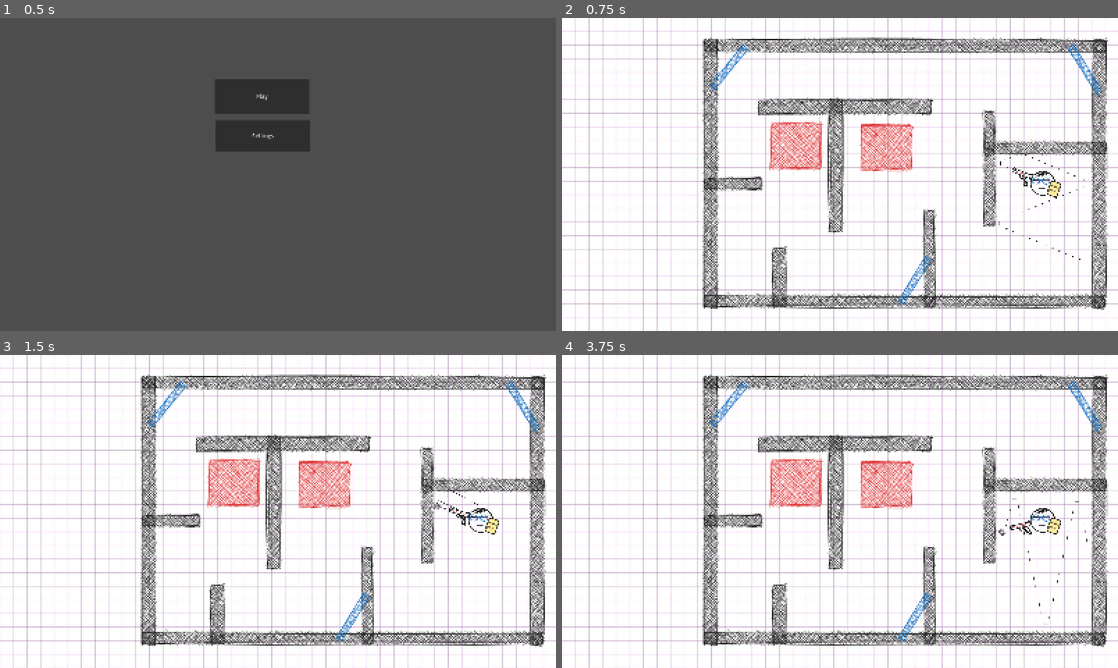
Above: before the commit, frames 1-4 (two rows, left to right).
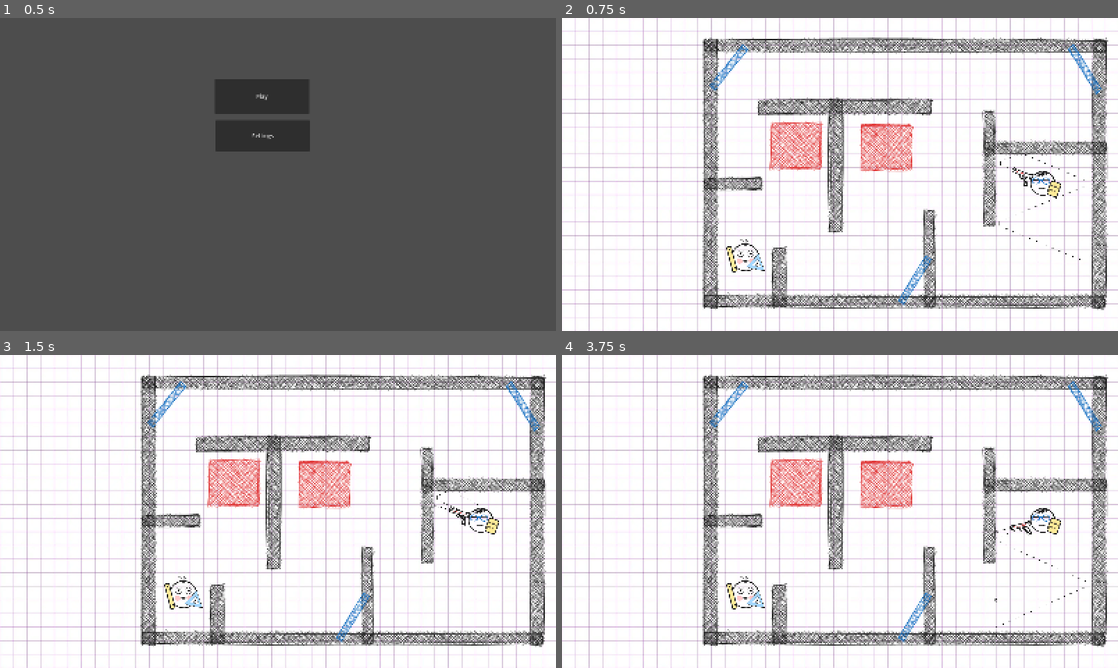
Above: after the commit, the same moments.

Repository: RebellionDevs/100P
Game: Godot game, scene res://scenes/main_menu.tscn
Two runs of this game, one before a commit and one after it. Both use one fixed random seed, a clock stepped at 60 frames per second and the inputs below.
Inputs (mouse positions are in pixels of both pictures, inside the frame that each line leads up to):
- Up to frame 1 (0.5 s): no input
- Up to frame 2 (0.75 s): click "Play" at 0.5 s
- Up to frame 3 (1.5 s): tap Enter at 1.25 s; move the mouse to (400, 495) at 1.27 s; click (400, 495) at 1.42 s
- Up to frame 4 (3.75 s): move the mouse to (728, 527) at 2.02 s; click (728, 527) at 2.17 s; tap Space at 2.75 s; move the mouse to (895, 442) at 2.77 s; click (895, 442) at 2.92 s; move the mouse to (812, 574) at 3.52 s; click (812, 574) at 3.67 s

Frame 1 is identical in both runs. In frame 2, 0.3% of the frame differs, in the area x 29-37%, y 70-82%; in frame 3, 0.3%; in frame 4, 0.4%, in the area x 29-95%, y 45-88%.

Commit message:
feat: do some shit

Diff:
--- a/project.godot
+++ b/project.godot
@@ -15,6 +15,10 @@
 config/features=PackedStringArray("4.7", "Forward Plus")
 config/icon="res://icon.svg"
 
+[autoload]
+
+GameManager="*uid://b8ksxva8mlw8t"
+
 [display]
 
 window/size/viewport_width=1600
@@ -26,6 +30,7 @@
 
 function_wall="allow to use function card"
 player=""
+enemy=""
 
 [physics]
 
--- a/scenes/bullet.tscn
+++ b/scenes/bullet.tscn
@@ -4,13 +4,13 @@
 [ext_resource type="Texture2D" uid="uid://bql1oqe27krys" path="res://assets/sprites/bullet.png" id="2_y25gk"]
 
 [sub_resource type="CircleShape2D" id="CircleShape2D_lstfj"]
+radius = 5.0
 
 [node name="CharacterBody2D" type="CharacterBody2D" unique_id=573994088]
 script = ExtResource("1_mkf8s")
 
 [node name="Sprite2D" type="Sprite2D" parent="." unique_id=183231814]
-position = Vector2(1.1920929e-07, 1.1920929e-07)
-scale = Vector2(0.30588263, 0.30588263)
+scale = Vector2(0.14089312, 0.14089312)
 texture = ExtResource("2_y25gk")
 
 [node name="CollisionShape2D" type="CollisionShape2D" parent="." unique_id=489801703]
--- /dev/null
+++ b/scenes/enemy.tscn
@@ -0,0 +1,25 @@
+[gd_scene format=3 uid="uid://q3w2hwk1ne3n"]
+
+[ext_resource type="Texture2D" uid="uid://7chspa7e8ukh" path="res://assets/sprites/player_skin_2.png" id="1_md0e3"]
+[ext_resource type="Texture2D" uid="uid://dtw06q4j747oi" path="res://assets/sprites/trajectory.png" id="5_ipns3"]
+
+[sub_resource type="CircleShape2D" id="CircleShape2D_hh6ca"]
+radius = 1.0
+
+[node name="Enemy" type="StaticBody2D" unique_id=248845660 groups=["enemy"]]
+
+[node name="Sprite2D" type="Sprite2D" parent="." unique_id=2146723943]
+position = Vector2(0.0030047, 0.0039061904)
+scale = Vector2(0.0095024025, 0.009502403)
+texture = ExtResource("1_md0e3")
+
+[node name="CollisionShape2D" type="CollisionShape2D" parent="." unique_id=489161021]
+position = Vector2(-0.012500048, 0.07968742)
+scale = Vector2(0.7, 0.7)
+shape = SubResource("CircleShape2D_hh6ca")
+
+[node name="TrajectoryLine" type="Line2D" parent="." unique_id=725570398]
+points = PackedVector2Array(-2.0703125, -0.0625)
+width = 0.5
+texture = ExtResource("5_ipns3")
+texture_mode = 2
--- a/scenes/level-1.tscn
+++ b/scenes/level-1.tscn
@@ -1,8 +1,9 @@
 [gd_scene format=3 uid="uid://yicge48108e0"]
 
 [ext_resource type="Script" uid="uid://b275oxie6xxlq" path="res://scripts/level_1.gd" id="1_w8wmq"]
-[ext_resource type="Texture2D" uid="uid://0k07ly25m7qg" path="res://assets/sprites/test-level.png" id="2_w8wmq"]
+[ext_resource type="Texture2D" uid="uid://0k07ly25m7qg" path="res://assets/sprites/level-1.png" id="2_w8wmq"]
 [ext_resource type="PackedScene" uid="uid://be8qbmt0fe144" path="res://scenes/player.tscn" id="3_w8wmq"]
+[ext_resource type="PackedScene" uid="uid://q3w2hwk1ne3n" path="res://scenes/enemy.tscn" id="4_67dni"]
 
 [node name="Node2D" type="Node2D" unique_id=2108211932]
 script = ExtResource("1_w8wmq")
@@ -61,5 +62,9 @@
 position = Vector2(1392.9999, 477.99997)
 scale = Vector2(50, 50)
 
+[node name="Enemy" parent="." unique_id=248845660 instance=ExtResource("4_67dni")]
+position = Vector2(528, 684)
+scale = Vector2(60, 60)
+
 [connection signal="body_entered" from="IntegralZone" to="." method="_on_integral_zone_body_entered"]
 [connection signal="body_exited" from="IntegralZone" to="." method="_on_integral_zone_body_exited"]
--- a/scenes/player.tscn
+++ b/scenes/player.tscn
@@ -18,7 +18,6 @@
 texture = ExtResource("3_qhqgy")
 
 [node name="CollisionShape2D" type="CollisionShape2D" parent="." unique_id=489161021]
-visible = false
 position = Vector2(-0.2, -0.1)
 scale = Vector2(0.7, 0.7)
 shape = SubResource("CircleShape2D_hh6ca")
--- a/scripts/bullet.gd
+++ b/scripts/bullet.gd
@@ -1,16 +1,20 @@
 class_name Bullet
 extends CharacterBody2D
 
-@export var speed: float = 1200.0
+@export var speed: float = 600.0
 @export var max_bounces: int = 5
 
 var bounce_count: int = 0
-var is_under_function: bool = false
+var is_frozen: bool = false
+var current_function_mode: String = ""
 
 func _ready() -> void:
 	add_to_group("bullet")
 
 func _physics_process(delta: float) -> void:
+	if is_frozen:
+		return
+
 	var collision = move_and_collide(velocity * delta)
 	if collision:
 		_handle_collision(collision)
@@ -20,35 +24,34 @@
 	var normal = collision.get_normal()
 
 	if collider:
-		if collider.is_in_group("player"):
-			_handle_player_hit(collider)
+		if collider.is_in_group("function_wall"):
+			_freeze_in_wall(collision)
 			return
 
-		if collider.is_in_group("function_wall"):
-			bounce_count = 0
-			is_under_function = true
-			_apply_function_bounce(collision, normal)
+		if collider.is_in_group("enemy"):
+			collider.queue_free()
+			queue_free()
+			GameManager.on_bullet_destroyed()
 			return
 
 	bounce_count += 1
 	if bounce_count > max_bounces:
 		queue_free()
+		GameManager.on_bullet_destroyed()
 		return
 
 	velocity = velocity.bounce(normal)
 
-func _handle_player_hit(player: Node2D) -> void:
-	if not is_under_function:
-		if player.has_method("take_damage"):
-			player.take_damage(1)
-	else:
-		# enemy take damage at this block
-		pass
+func _freeze_in_wall(collision: KinematicCollision2D) -> void:
+	is_frozen = true
+	velocity = Vector2.ZERO
+	global_position = collision.get_position()
 
-	queue_free()
+	GameManager.on_bullet_hit_function_wall(self, global_position)
 
-func _apply_function_bounce(collision: KinematicCollision2D, normal: Vector2) -> void:
-	var hit_pos = collision.get_position()
-	var base_bounce = velocity.bounce(normal)
-	var math_modifier = sin(hit_pos.x * 0.05) * 200.0
-	velocity = base_bounce + Vector2(0, math_modifier)
+func unfreeze_with_function(card_name: String, new_direction: Vector2) -> void:
+	current_function_mode = card_name
+	bounce_count = 0
+	is_frozen = false
+
+	velocity = new_direction.normalized() * speed
--- /dev/null
+++ b/scripts/game_manager.gd
@@ -0,0 +1,44 @@
+extends Node
+
+enum State { PLAYER_TURN, BULLET_FLYING, WAITING_FOR_CARD, ENEMY_TURN }
+var current_state: State = State.PLAYER_TURN
+
+var active_bullet: Node2D = null
+var has_frozen_bullet: bool = false
+
+func _ready() -> void:
+	pass
+
+func on_bullet_hit_function_wall(bullet: Node2D, collision_pos: Vector2) -> void:
+	active_bullet = bullet
+	has_frozen_bullet = true
+
+	start_enemy_turn()
+
+func on_bullet_destroyed() -> void:
+	active_bullet = null
+	has_frozen_bullet = false
+
+	start_enemy_turn()
+
+func start_enemy_turn() -> void:
+	current_state = State.ENEMY_TURN
+
+	await get_tree().create_timer(1.0).timeout
+	start_player_turn()
+
+func start_player_turn() -> void:
+	current_state = State.PLAYER_TURN
+
+	if has_frozen_bullet and active_bullet:
+		current_state = State.WAITING_FOR_CARD
+
+func apply_card_and_shoot_from_wall(card_type: String, new_direction: Vector2) -> void:
+	if current_state != State.WAITING_FOR_CARD or not active_bullet:
+		return
+
+	has_frozen_bullet = false
+
+	active_bullet.unfreeze_with_function(card_type, new_direction)
+
+	current_state = State.BULLET_FLYING
Binary file added: assets/sprites/evil_ai.png
Not shown, changed: assets/sprites/evil_ai.png.import
Renamed: assets/sprites/test-level.png -> assets/sprites/level-1.png
Not shown, added: assets/sprites/level-1.png.import
Binary file added: assets/sprites/player_skin_2.png
Not shown, added: assets/sprites/player_skin_2.png.import
Binary file added: assets/sprites/sinusoid-card.png
Not shown, added: assets/sprites/sinusoid-card.png.import
Not shown, added: scripts/game_manager.gd.uid
